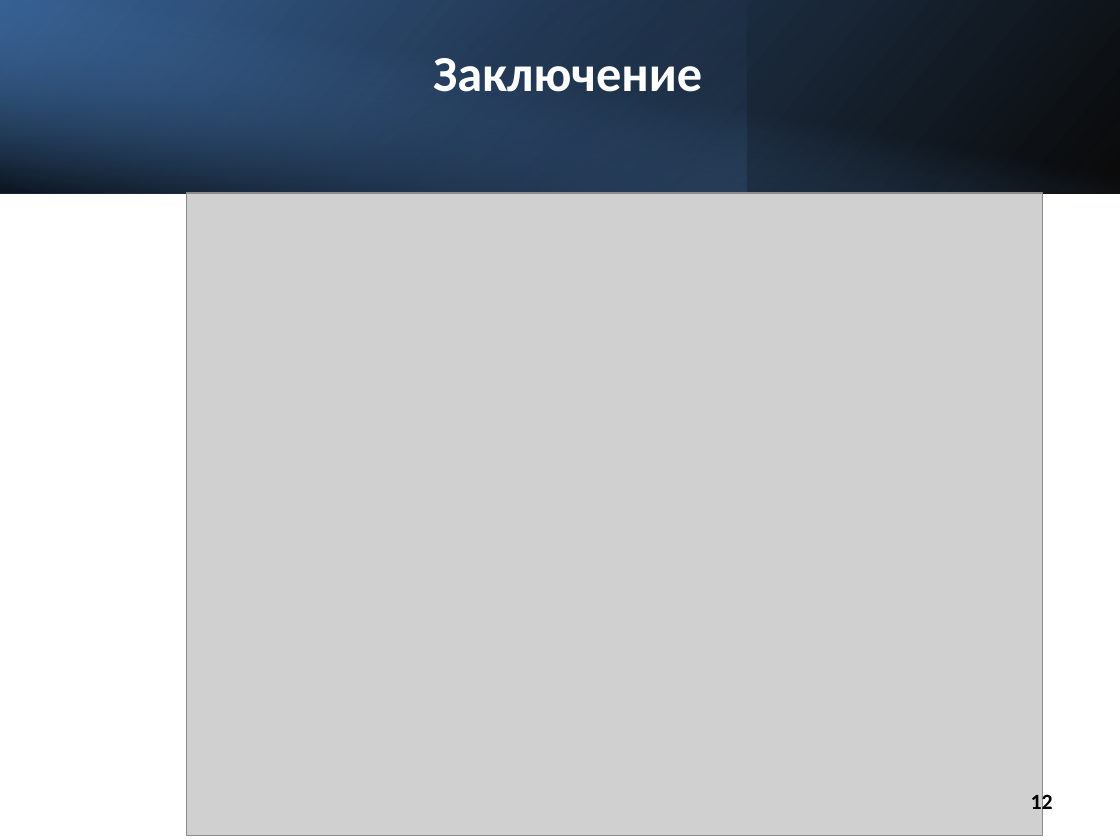
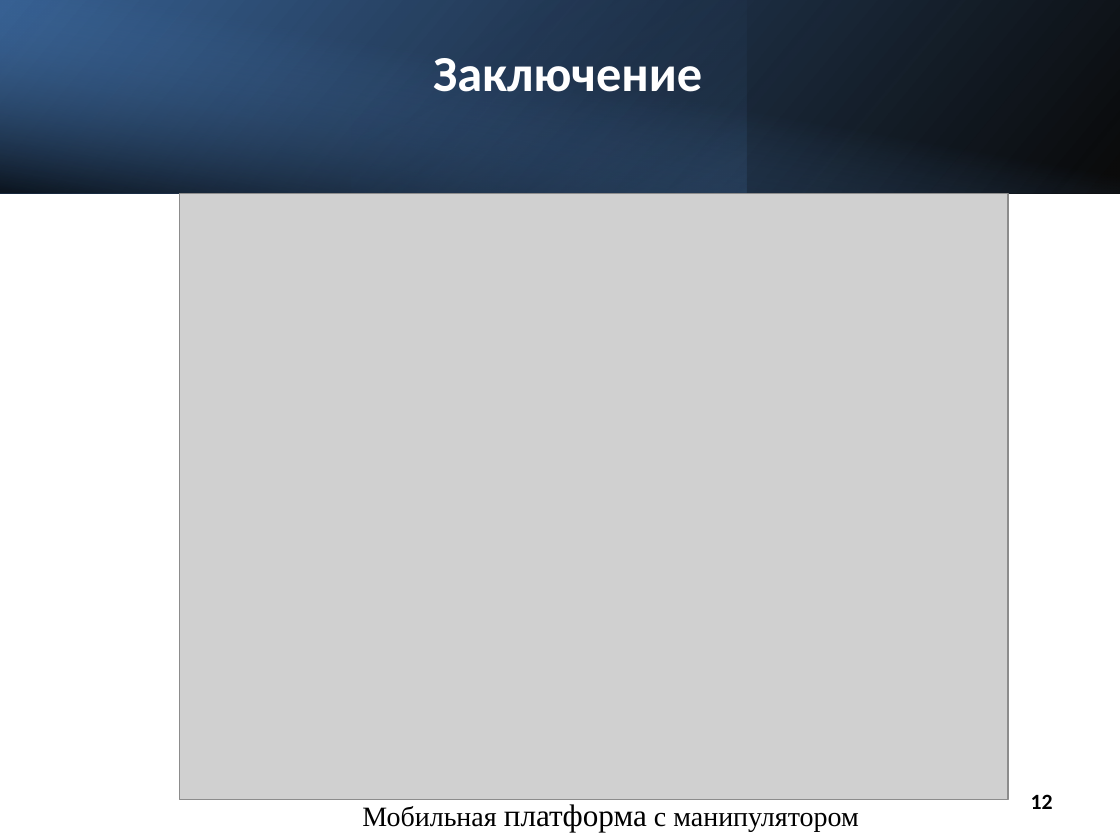
Before and after one commit to buigbvns/diplom, a slide deck: slide 12 of презентации/мобильная платформа.pptx. Drawn at 1120x840 pixels with LibreOffice and Linux fonts; fonts in the diff are those of the drawing; grey boxes stand for pictures. Boxes give left, top, right and bottom in pixels: in the first picture for what was removed or moved away, otherwise in the second. Text is boxed around its words. In the diff, an @@ line names an element or a change of style, - is before the commit and + after.

```diff
--- a/презентации/мобильная платформа.pptx
+++ b/презентации/мобильная платформа.pptx
@@ picture resized from (x1=187, y1=193, x2=1044, y2=834) to (x1=179, y1=193, x2=1008, y2=800) @@
@@ text added at (x1=362, y1=804, x2=858, y2=832), 18 pt, text #000000 @@
+Мобильная платформа с манипулятором
```
Also in this commit, not shown: 3 other slides changed, 1 other file.
